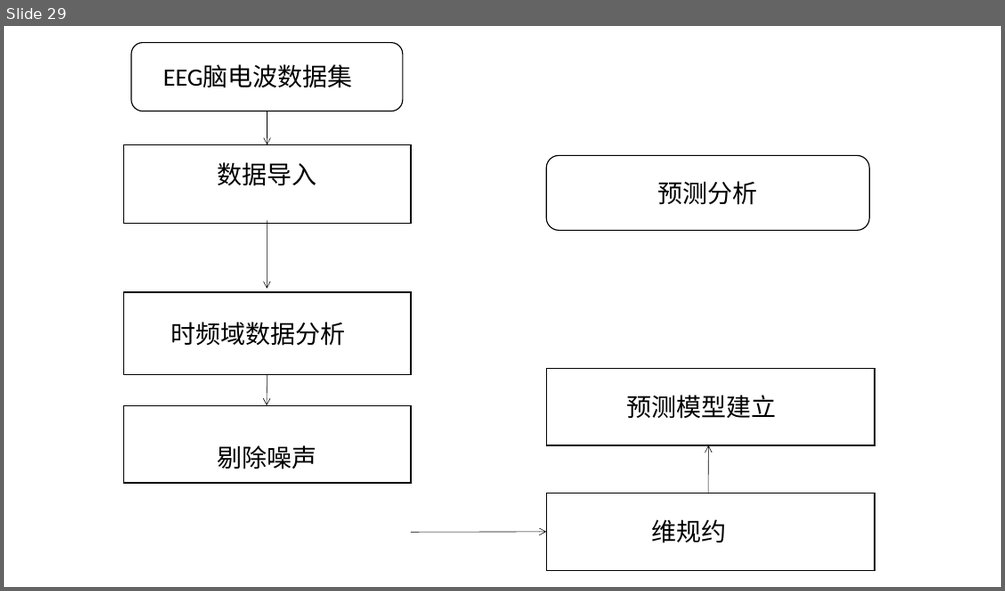
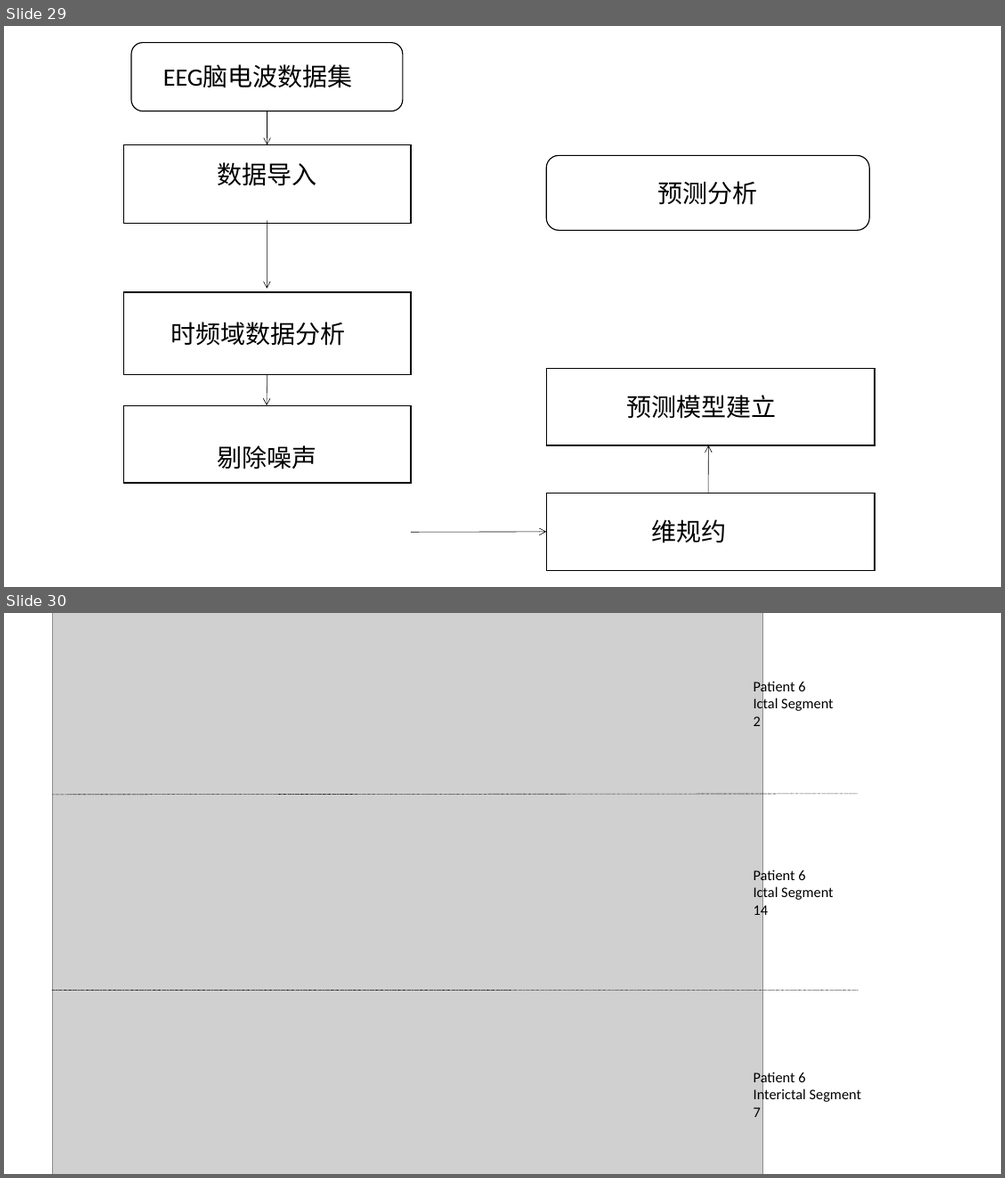
Before and after one commit to shinne/graduation, a slide deck: 毕设论文相关/我的相关/ppt/allPPT.pptx. Shown one above the other, each under a label of ours: slide 29 before the commit, slides 29 and 30 after it. The pictures are 1005x591 and 1005x1178 pixels, drawn with LibreOffice and Linux fonts; fonts in the diff are those of the drawing; grey boxes stand for pictures. Boxes give left, top, right and bottom in pixels: in the first picture for what was removed or moved away, otherwise in the second. Text is boxed around its words. In the diff, an @@ line names an element or a change of style, - is before the commit and + after.

```diff
--- a/毕设论文相关/我的相关/ppt/allPPT.pptx
+++ b/毕设论文相关/我的相关/ppt/allPPT.pptx
@@ slide 30 added at <box>4,613,1001,1174</box>, background #FFFFFF @@
@@ picture added at <box>53,613,763,1174</box> @@
@@ text added at <box>753,680,833,726</box>, 14 pt, text #000000 @@
+Patient 6
+Ictal Segment 2
@@ line added from (53, 795) to (858, 794), #000000 0.5 pt dashed @@
@@ text added at <box>753,868,833,919</box>, 14 pt, text #000000 @@
+Patient 6
+Ictal Segment 14
@@ line added from (52, 989) to (858, 989), #000000 0.5 pt dashed @@
@@ text added at <box>753,1070,861,1117</box>, 14 pt, text #000000 @@
+Patient 6
+Interictal Segment 7
```
Also in this commit, not shown: 1 other slide added, 1 slide removed, 12 other files.
